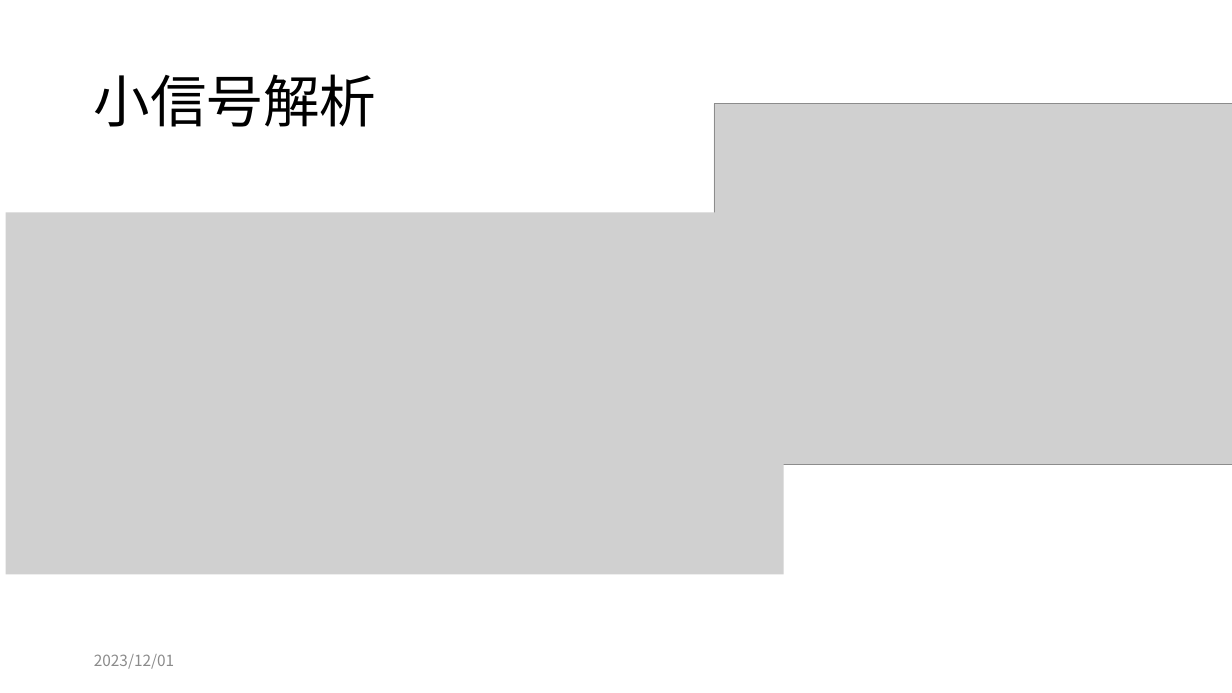
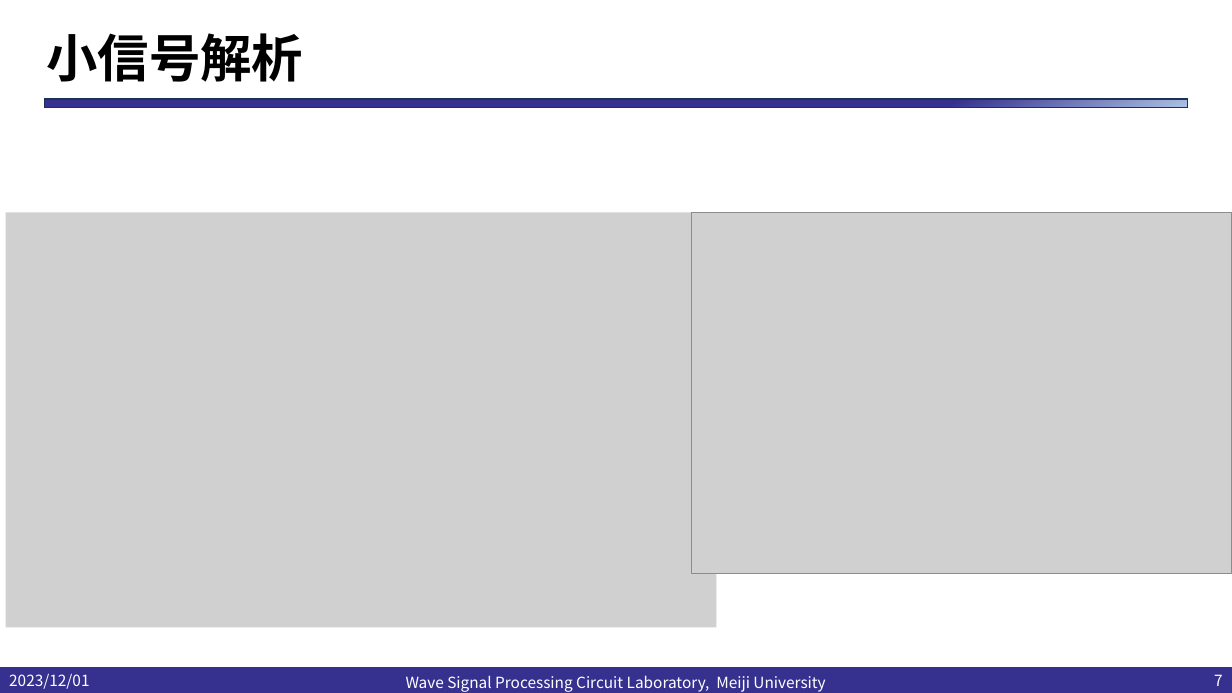
Before and after one commit to kjm-desktop10400/reserch, a slide deck: slide 7 of folded_gilbert/seminar/20231205/20231201小島光.pptx. Drawn at 1232x693 pixels with LibreOffice and Linux fonts; fonts in the diff are those of the drawing; grey boxes stand for pictures; background and template pictures are left out. Boxes give left, top, right and bottom in pixels: in the first picture for what was removed or moved away, otherwise in the second. Text is boxed around its words. In the diff, an @@ line names an element or a change of style, - is before the commit and + after.

```diff
--- a/folded_gilbert/seminar/20231205/20231201小島光.pptx
+++ b/folded_gilbert/seminar/20231205/20231201小島光.pptx
@@ title "小信号解析": place and size @@
-title "小信号解析" at (94,74,376,127)
+title "小信号解析" at (47,33,303,82)
@@ title "小信号解析" at (47,33,303,82): size 44 to 40 pt, bold on @@
@@ rectangle added at (44,99,1188,107), fill gradient #36318F to #ABC0E4 to #C7D5ED, outline #1E3256 1 pt @@
@@ picture: place and size @@
-picture at (6,213,784,575)
+picture at (6,213,716,628)
@@ picture: place and size @@
-picture at (714,104,1232,465)
+picture at (691,213,1232,574)
@@ text "2023/12/01": place and size @@
-text "2023/12/01" at (94,654,174,669)
+text "2023/12/01" at (9,673,89,689)
@@ text "2023/12/01" at (9,673,89,689): text colour #8C8C8C to #FFFFFF @@
@@ rectangle added at (0,668,1232,693), fill #36318F, outline #36318F 1 pt @@
@@ text added at (406,675,825,692), 12 pt, text #FFFFFF @@
+Wave Signal Processing Circuit Laboratory, Meiji University
@@ page number added at (1214,674,1223,686), 12 pt, text #FFFFFF @@
+7
```
Also in this commit, not shown: 7 other slides changed, 15 slides added, 10 other files.
